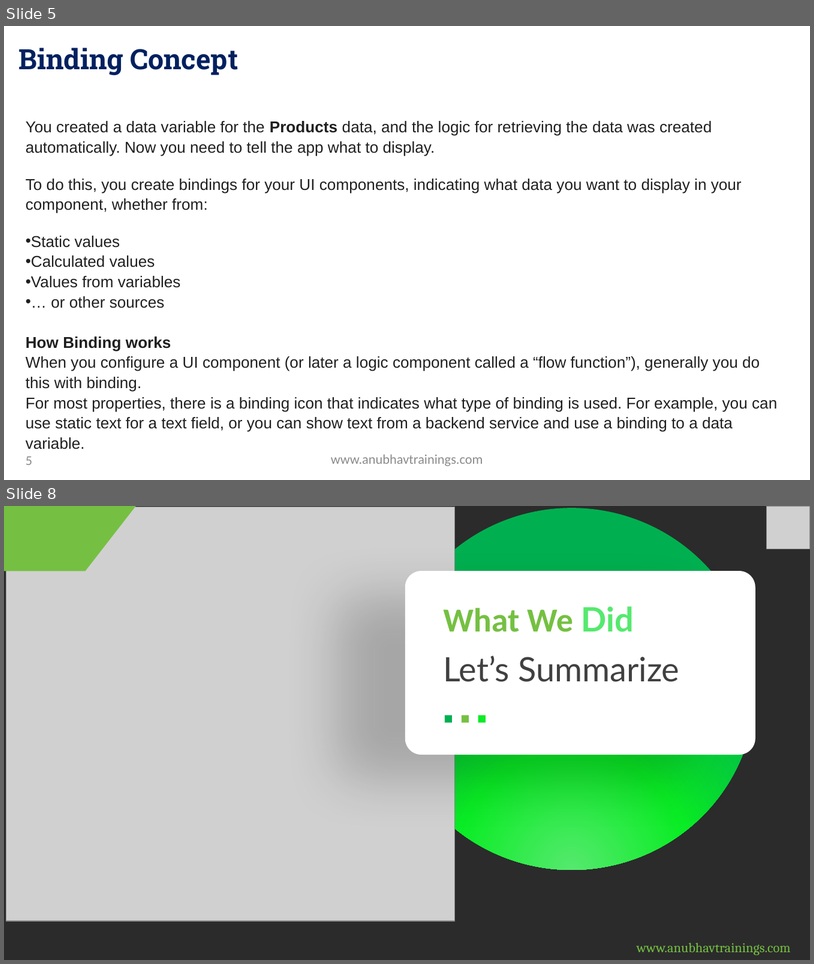
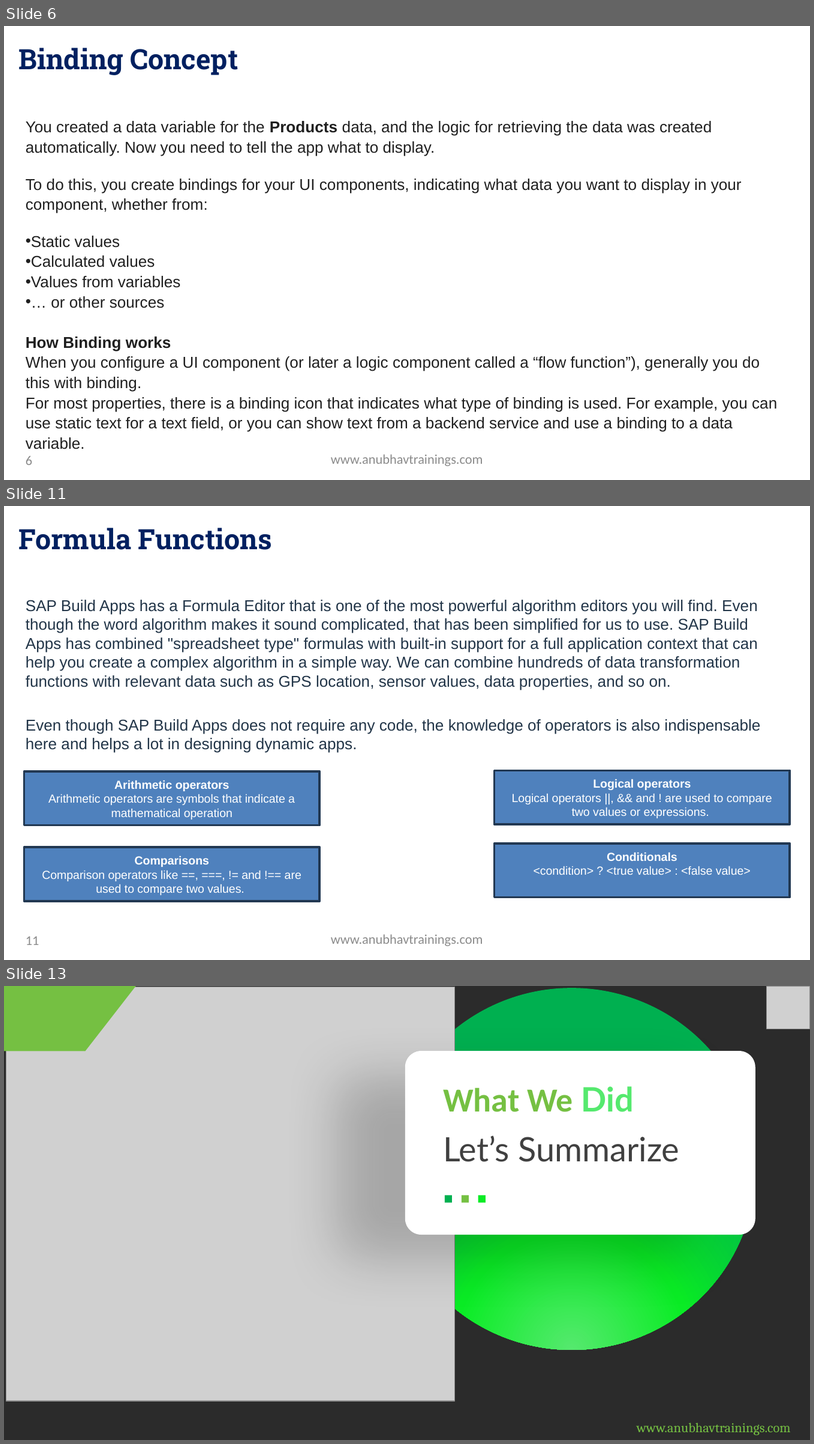
Before and after one commit to soyuztechnologies/SAP_Build_End_to_End, a slide deck: Day 23/SAP Build Training Day 23.pptx. Shown one above the other, each under a label of ours: slides 5 and 8 before the commit, slides 6, 11 and 13 after it; the slides between them are not shown. The pictures are 814x964 and 814x1444 pixels, drawn with LibreOffice and Linux fonts; fonts in the diff are those of the drawing; grey boxes stand for pictures; background and template pictures are left out; a plain dark background stands for a picture behind light text. Boxes give left, top, right and bottom in pixels: in the first picture for what was removed or moved away, otherwise in the second. Text is boxed around its words. In the diff, an @@ line names an element or a change of style, - is before the commit and + after.

Commit message:
Auto bot updater Build Course

```diff
--- a/Day 23/SAP Build Training Day 23.pptx
+++ b/Day 23/SAP Build Training Day 23.pptx
@@ slide 11 added at box(4, 506, 810, 960), background picture (left out) @@
@@ title added at box(18, 528, 272, 550), 25 pt, text gradient #002060 to #0070C0, bold @@
+Formula Functions
@@ text added at box(26, 600, 761, 753), 14 pt, text #223548 @@
+SAP Build Apps has a Formula Editor that is one of the most powerful algorithm editors you will find. Even though the word algorithm makes it sound complicated, that has been simplified for us to use. SAP Build Apps has combined "spreadsheet type" formulas with built-in support for a full application context that can help you create a complex algorithm in a simple way. We can combine hundreds of data transformation functions with relevant data such as GPS location, sensor values, data properties, and so on.
+Even though SAP Build Apps does not require any code, the knowledge of operators is also indispensable here and helps a lot in designing dynamic apps.
@@ rectangle added at box(24, 771, 320, 825), fill #4F81BD, outline #233953 2 pt, 10.5 pt, text #FFFFFF @@
+Arithmetic operators
+Arithmetic operators are symbols that indicate a mathematical operation
@@ rectangle added at box(494, 771, 790, 825), fill #4F81BD, outline #233953 2 pt, 10.5 pt, text #FFFFFF @@
+Logical operators
+Logical operators ||, && and ! are used to compare two values or expressions.
@@ rectangle added at box(24, 847, 320, 901), fill #4F81BD, outline #233953 2 pt, 10.5 pt, text #FFFFFF @@
+Comparisons
+Comparison operators like ==, ===, != and !== are used to compare two values.
@@ rectangle added at box(494, 843, 790, 897), fill #4F81BD, outline #233953 2 pt, 10.5 pt, text #FFFFFF @@
+Conditionals
+<condition> ? <true value> : <false value>
@@ page number added at box(26, 936, 39, 945), 12 pt, text #8C8C8C @@
+11
@@ text added at box(331, 934, 483, 946), 12 pt, text #8C8C8C @@
+www.anubhavtrainings.com
@@ what was slide 5 is now slide 6 @@
@@ page number at box(26, 456, 32, 465): text changed @@
-5
+6
@@ what was slide 8 is now slide 13 @@
```
Also in this commit, not shown: 3 slides changed, 4 other slides added, 1 other file.
